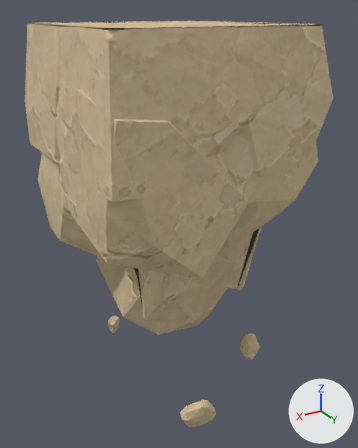
A saved change to the glTF model assets/custom/models/ground_modules/ground_bottom_square_island_03.glb.
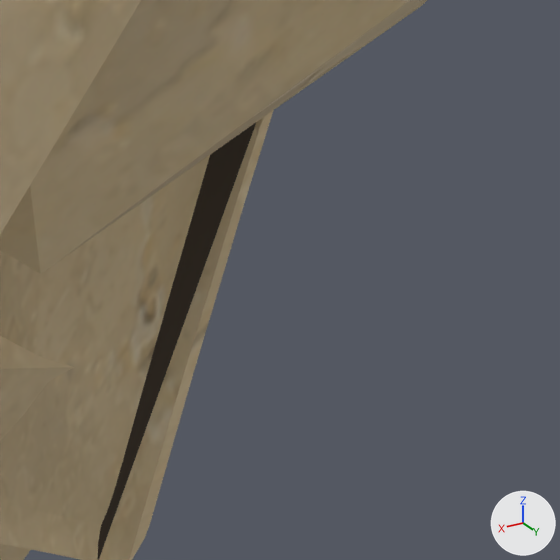
The first picture shows the older version from a 50 mm lens placed at (1.7, 2.61, 1.05), pointed at (0.45, 0.53, 0.01). The close-ups show the older and then the newer version on the part from 62% to 84% of the width and 47% to 65% of the height of that picture. Only the edits that show in the close-ups are written down. The axes (+X, +Y, +Z) are drawn at lower right. The lights are the same throughout.

In view in the first close-up: 'GroundBottomSquareIsland03_Body'.
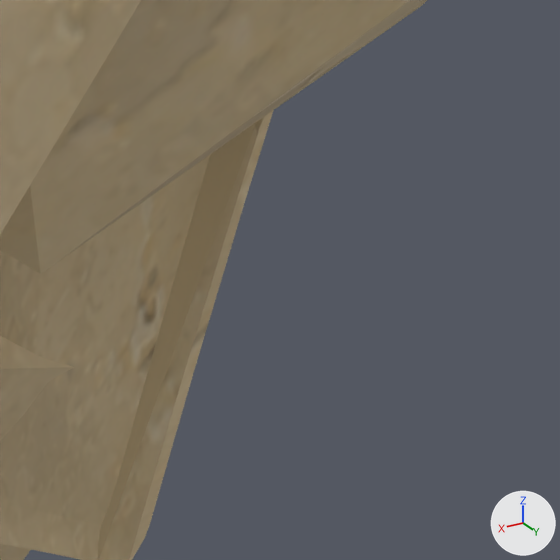
Location of each change, (x1, y1, x2, y2) in pixels of the close-ups (560 x 560 px):
'GroundBottomSquareIsland03_Body', recoloured: (95, 120, 259, 560) in both

The change, as a diff of the scene's bpy script:
```diff
--- a/assets/custom/models/ground_modules/ground_bottom_square_island_03.glb.py
+++ b/assets/custom/models/ground_modules/ground_bottom_square_island_03.glb.py
@@ mat_groundmodulerecess @@
 mat_groundmodulerecess = principled_material('GroundModuleRecess')
-mat_groundmodulerecess.base_color = (0.06, 0.045, 0.032)  # brown #453c32
+mat_groundmodulerecess.base_color = (0.61, 0.48, 0.28)  # beige #cdb890
 mat_groundmodulerecess.roughness = 0.95
```
